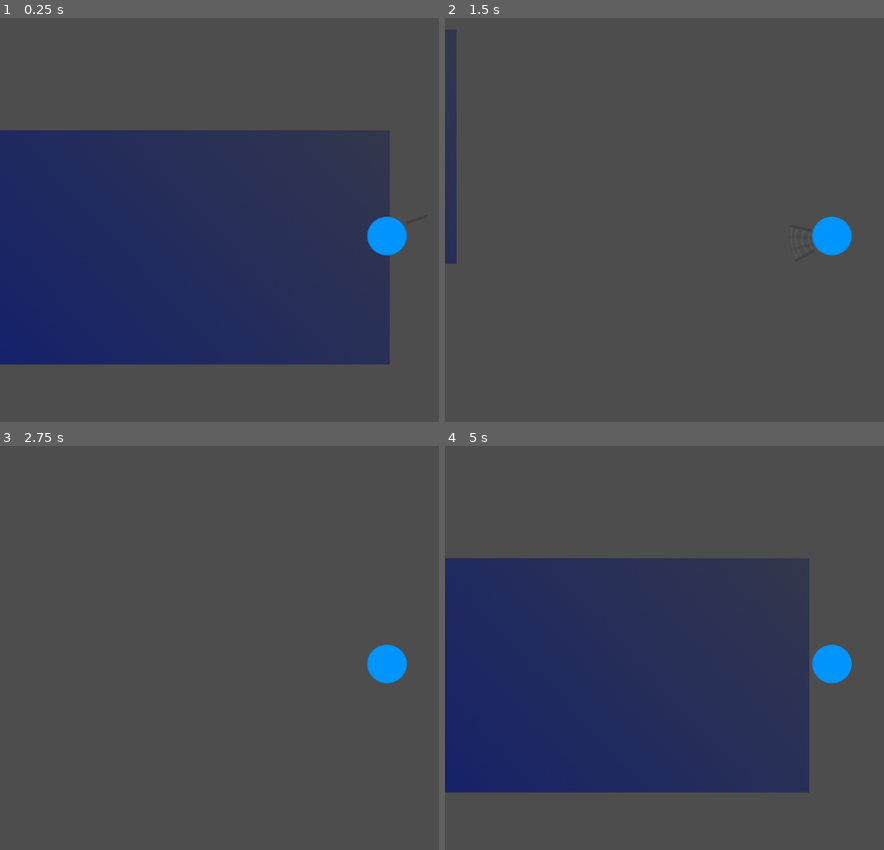
Above: before the commit, frames 1-4 (two rows, left to right).
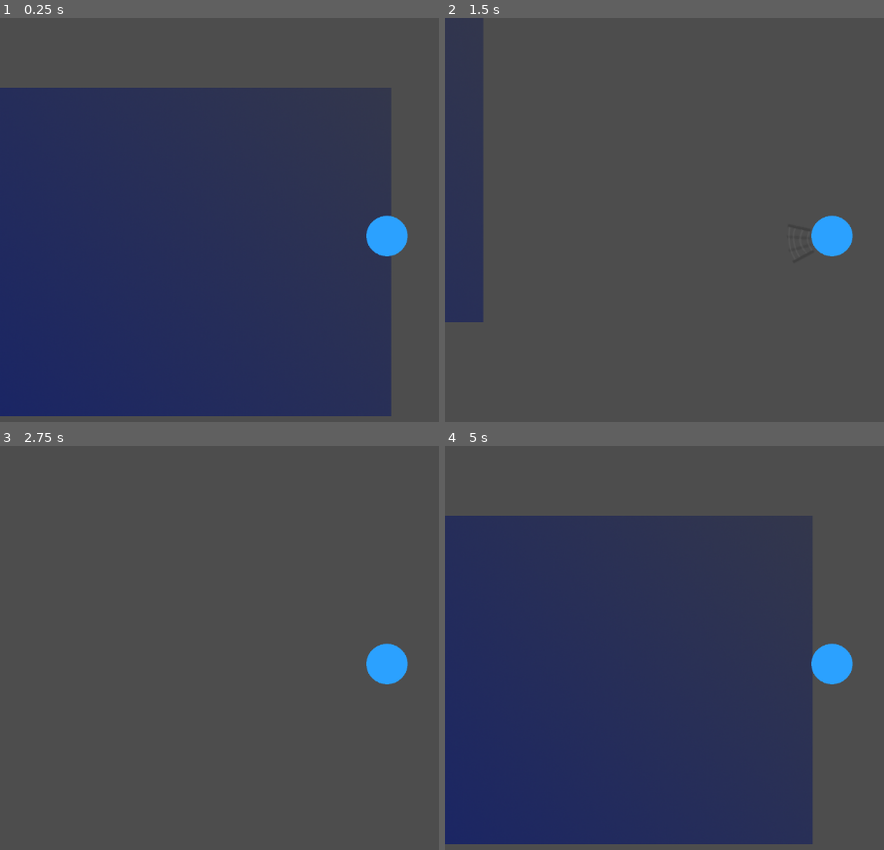
Above: after the commit, the same moments.

Repository: TheMilanMiracle/pyramid-scam-games-game
Game: Godot game, scene res://scenes/world.tscn
Two runs of this game, one before a commit and one after it. Both use one fixed random seed, a clock stepped at 60 frames per second and the inputs below.
Inputs (mouse positions are in pixels of both pictures, inside the frame that each line leads up to):
- Up to frame 1 (0.25 s): no input
- Up to frame 2 (1.5 s): tap Enter at 0.5 s; move the mouse to (outside the picture) at 0.52 s; hold D (right) 0.53-1.28 s; tap Space (attack) at 0.6, 1.35 s; move the mouse to (677, 256) at 1.27 s; hold S (down) from 1.28 s (still down)
- Up to frame 3 (2.75 s): move the mouse to (outside the picture) at 2.02 s; release S (down) at 2.03 s; hold D (right) from 2.03 s (still down); tap Space (attack) at 2.1 s
- Up to frame 4 (5 s): tap Space (attack) at 2.75, 2.85, 3.6, 4.35 s; move the mouse to (791, 749) at 2.77 s; release D (right) at 2.78 s; hold W (up) 2.78-3.53 s; tap Enter at 3.5 s; move the mouse to (outside the picture) at 3.52 s; hold A (left) from 3.53 s (still down); move the mouse to (598, 599) at 4.27 s

The runs differ from the first frame. In frame 1, 22% of the frame differs, in the area x 0-93%, y 17-99%; in frame 2, 5.7%; in frame 3, 0.8%; in frame 4, 21%.

Commit message:
ADD: basic enemy and basic hitboxes/hurtboxes

Diff:
--- a/juego-single/project.godot
+++ b/juego-single/project.godot
@@ -43,3 +43,9 @@
 , Object(InputEventMouseButton,"resource_local_to_scene":false,"resource_name":"","device":-1,"window_id":0,"alt_presse …(248 unchanged characters)…
 ]
 }
+
+[layer_names]
+
+2d_physics/layer_1="World"
+2d_physics/layer_2="Player"
+2d_physics/layer_3="Enemy"
--- /dev/null
+++ b/juego-single/scenes/SquareEnemy.tscn
@@ -0,0 +1,51 @@
+[gd_scene load_steps=8 format=3 uid="uid://08jybrruisy"]
+
+[ext_resource type="Script" path="res://scripts/square_enemy.gd" id="1_p42vc"]
+[ext_resource type="Texture2D" uid="uid://d2xv2f4q1s5bj" path="res://assets/square.png" id="1_qnr3e"]
+[ext_resource type="Script" path="res://scripts/hurtbox.gd" id="2_t4lle"]
+[ext_resource type="Script" path="res://scripts/hitbox.gd" id="4_hlmp2"]
+
+[sub_resource type="RectangleShape2D" id="RectangleShape2D_i76rp"]
+size = Vector2(105, 101)
+
+[sub_resource type="RectangleShape2D" id="RectangleShape2D_wyg4o"]
+size = Vector2(129, 127)
+
+[sub_resource type="RectangleShape2D" id="RectangleShape2D_wxyfo"]
+size = Vector2(121, 119)
+
+[node name="SquareEnemy" type="CharacterBody2D"]
+script = ExtResource("1_p42vc")
+
+[node name="Sprite2D" type="Sprite2D" parent="."]
+modulate = Color(0.184314, 0.427451, 0.184314, 1)
+position = Vector2(0, -2)
+texture = ExtResource("1_qnr3e")
+
+[node name="CollisionShape" type="CollisionShape2D" parent="."]
+position = Vector2(-1.5, -1.5)
+shape = SubResource("RectangleShape2D_i76rp")
+
+[node name="Hurtbox" type="Area2D" parent="."]
+collision_layer = 4
+collision_mask = 2
+script = ExtResource("2_t4lle")
+
+[node name="HurtboxShape" type="CollisionShape2D" parent="Hurtbox"]
+position = Vector2(-0.5, -0.5)
+shape = SubResource("RectangleShape2D_wyg4o")
+
+[node name="Hitbox" type="Area2D" parent="."]
+collision_layer = 4
+collision_mask = 2
+script = ExtResource("4_hlmp2")
+
+[node name="HitboxShape" type="CollisionShape2D" parent="Hitbox"]
+position = Vector2(-0.5, -0.5)
+shape = SubResource("RectangleShape2D_wxyfo")
+debug_color = Color(0.89279, 0.299703, 0.314116, 0.42)
+
+[node name="OnDamageTimer" type="Timer" parent="."]
+process_callback = 0
+wait_time = 0.2
+one_shot = true
--- a/juego-single/scenes/player.tscn
+++ b/juego-single/scenes/player.tscn
@@ -1,11 +1,16 @@
-[gd_scene load_steps=8 format=3 uid="uid://ygpasvck8iev"]
+[gd_scene load_steps=12 format=3 uid="uid://ygpasvck8iev"]
 
 [ext_resource type="Script" path="res://scripts/player.gd" id="1_mos1g"]
 [ext_resource type="Texture2D" uid="uid://bgjovafntp5uc" path="res://assets/circle.png" id="2_0yfqf"]
 [ext_resource type="Texture2D" uid="uid://dqc7fr2e5rltf" path="res://assets/attack_anim.png" id="3_fmobb"]
+[ext_resource type="Script" path="res://scripts/hitbox.gd" id="4_0t2rx"]
+[ext_resource type="Script" path="res://scripts/hurtbox.gd" id="5_imgmi"]
 
 [sub_resource type="CircleShape2D" id="CircleShape2D_4i42i"]
-radius = 58.3095
+radius = 44.0
+
+[sub_resource type="Animation" id="Animation_f1hva"]
+length = 0.001
 
 [sub_resource type="Animation" id="Animation_ucpo6"]
 resource_name = "attack"
@@ -34,32 +39,22 @@
 "update": 1,
 "values": [true, false]
 }
-
-[sub_resource type="Animation" id="Animation_f1hva"]
-length = 0.001
-tracks/0/type = "value"
-tracks/0/imported = false
-tracks/0/enabled = true
-tracks/0/path = NodePath("AttackPivot/AttackSprite:frame_coords")
-tracks/0/interp = 1
-tracks/0/loop_wrap = true
-tracks/0/keys = {
-"times": PackedFloat32Array(0),
-"transitions": PackedFloat32Array(1),
-"update": 1,
-"values": [Vector2i(0, 0)]
-}
-tracks/1/type = "value"
-tracks/1/imported = false
-tracks/1/enabled = true
-tracks/1/path = NodePath("AttackPivot/AttackSprite:visible")
-tracks/1/interp = 1
-tracks/1/loop_wrap = true
-tracks/1/keys = {
-"times": PackedFloat32Array(0),
-"transitions": PackedFloat32Array(1),
-"update": 1,
-"values": [true]
+tracks/2/type = "method"
+tracks/2/imported = false
+tracks/2/enabled = true
+tracks/2/path = NodePath("AttackPivot/Hitbox/HitboxShape")
+tracks/2/interp = 1
+tracks/2/loop_wrap = true
+tracks/2/keys = {
+"times": PackedFloat32Array(0, 0.25),
+"transitions": PackedFloat32Array(1, 1),
+"values": [{
+"args": ["disabled", false],
+"method": &"set_deferred"
+}, {
+"args": ["disabled", true],
+"method": &"set_deferred"
+}]
 }
 
 [sub_resource type="AnimationLibrary" id="AnimationLibrary_rd48s"]
@@ -68,18 +63,27 @@
 "attack": SubResource("Animation_ucpo6")
 }
 
+[sub_resource type="RectangleShape2D" id="RectangleShape2D_0uv5o"]
+size = Vector2(59, 85)
+
+[sub_resource type="CircleShape2D" id="CircleShape2D_bqv7i"]
+radius = 41.0
+
 [node name="Player" type="CharacterBody2D"]
 script = ExtResource("1_mos1g")
 
-[node name="Sprite2D" type="Sprite2D" parent="."]
+[node name="Sprite" type="Sprite2D" parent="."]
+modulate = Color(0.172549, 0.631373, 1, 1)
+scale = Vector2(0.75, 0.75)
 texture = ExtResource("2_0yfqf")
 
-[node name="CollisionShape2D" type="CollisionShape2D" parent="."]
-position = Vector2(-1, 2)
+[node name="CollisionShape" type="CollisionShape2D" parent="."]
+position = Vector2(0, 2)
 shape = SubResource("CircleShape2D_4i42i")
+debug_color = Color(0.917647, 0.21824, 0.470979, 0.42)
 
-[node name="Camera2D" type="Camera2D" parent="."]
-zoom = Vector2(0.5, 0.5)
+[node name="Camera" type="Camera2D" parent="."]
+zoom = Vector2(0.7, 0.7)
 
 [node name="AnimationPlayer" type="AnimationPlayer" parent="."]
 libraries = {
@@ -87,8 +91,31 @@
 }
 
 [node name="AttackPivot" type="Node2D" parent="."]
-scale = Vector2(2, 2)
 
 [node name="AttackSprite" type="Sprite2D" parent="AttackPivot"]
+scale = Vector2(1.5, 1.5)
 texture = ExtResource("3_fmobb")
 hframes = 3
+
+[node name="Hitbox" type="Area2D" parent="AttackPivot"]
+collision_layer = 2
+collision_mask = 4
+script = ExtResource("4_0t2rx")
+
+[node name="HitboxShape" type="CollisionShape2D" parent="AttackPivot/Hitbox"]
+position = Vector2(69, -5)
+shape = SubResource("RectangleShape2D_0uv5o")
+debug_color = Color(0.961971, 0, 0.507286, 0.42)
+
+[node name="Hurtbox" type="Area2D" parent="."]
+collision_layer = 2
+collision_mask = 4
+script = ExtResource("5_imgmi")
+
+[node name="HurtboxShape" type="CollisionShape2D" parent="Hurtbox"]
+position = Vector2(0, 2)
+shape = SubResource("CircleShape2D_bqv7i")
+
+[node name="OnDamageTimer" type="Timer" parent="."]
+wait_time = 0.2
+one_shot = true
--- a/juego-single/scenes/world.tscn
+++ b/juego-single/scenes/world.tscn
@@ -1,8 +1,9 @@
-[gd_scene load_steps=4 format=3 uid="uid://d1ovwb5ersi2u"]
+[gd_scene load_steps=5 format=3 uid="uid://d1ovwb5ersi2u"]
 
 [ext_resource type="Script" path="res://scripts/world.gd" id="1_i52eo"]
 [ext_resource type="Texture2D" uid="uid://djwwy1eb7uf25" path="res://assets/bg.png" id="2_jx4gy"]
 [ext_resource type="PackedScene" uid="uid://ygpasvck8iev" path="res://scenes/player.tscn" id="3_lq7cv"]
+[ext_resource type="PackedScene" uid="uid://08jybrruisy" path="res://scenes/SquareEnemy.tscn" id="4_vpkfg"]
 
 [node name="world" type="Node2D"]
 script = ExtResource("1_i52eo")
@@ -16,3 +17,7 @@
 
 [node name="Player" parent="." instance=ExtResource("3_lq7cv")]
 position = Vector2(615, 307)
+
+[node name="SquareEnemy" parent="." instance=ExtResource("4_vpkfg")]
+position = Vector2(-328, 293)
+scale = Vector2(0.7, 0.7)
--- /dev/null
+++ b/juego-single/scripts/hitbox.gd
@@ -0,0 +1,4 @@
+class_name Hitbox
+extends Area2D
+
+signal damage_dealt()
--- /dev/null
+++ b/juego-single/scripts/hurtbox.gd
@@ -0,0 +1,14 @@
+class_name Hurtbox
+extends Area2D
+
+
+func _ready() -> void:
+	area_entered.connect(_on_area_entered)
+
+
+func _on_area_entered(area: Area2D) -> void:
+	var hitbox = area as Hitbox
+
+	if hitbox:
+		owner.take_damage()
+		hitbox.damage_dealt.emit()
--- a/juego-single/scripts/player.gd
+++ b/juego-single/scripts/player.gd
@@ -1,13 +1,30 @@
 extends CharacterBody2D
 
-@onready var attack_pivot = $AttackPivot
-@onready var animation_player = $AnimationPlayer
-const SPEED = 1500.0
+@onready var sprite: Sprite2D = $Sprite
+@onready var attack_sprite: Sprite2D = $AttackPivot/AttackSprite
+@onready var attack_pivot: Node2D = $AttackPivot
+@onready var animation_player: AnimationPlayer = $AnimationPlayer
+@onready var hitbox: Hitbox = $AttackPivot/Hitbox
+@onready var hitbox_shape: CollisionShape2D = $AttackPivot/Hitbox/HitboxShape
+@onready var on_damage_timer: Timer = $OnDamageTimer
+
+const SPEED = 1000.0
+
+var defaultColor: Color = Color(0.17, 0.63, 1., 1.)
+var damageColor: Color = Color(0.8, 0.2, 0.4, 1.)
+
+func _ready() -> void:
+	attack_sprite.visible = false
+	hitbox.damage_dealt.connect(_on_damage_dealt)
+	hitbox_shape.set_deferred("disabled", true)
 
 
-func _physics_process(delta):
+func _physics_process(delta) -> void:
 	var Xdirection = Input.get_axis("left", "right")
 	var Ydirection = Input.get_axis("up", "down")
+
+	if on_damage_timer.time_left == 0:
+		sprite.modulate = defaultColor
 
 	if Xdirection:
 		velocity.x = Xdirection * SPEED
@@ -23,5 +40,13 @@
 		attack_pivot.look_at(get_global_mouse_position())
 		animation_player.play("attack")
 
+	move_and_slide()
 
-	move_and_slide()
+func _on_damage_dealt() -> void:
+	print("damage dealt")
+
+func take_damage() -> void:
+	print("damage taken")
+	on_damage_timer.start()
+
+	sprite.modulate = damageColor
--- /dev/null
+++ b/juego-single/scripts/square_enemy.gd
@@ -0,0 +1,18 @@
+extends CharacterBody2D
+
+@onready var sprite_2d: Sprite2D = $Sprite2D
+@onready var on_damage_timer: Timer = $OnDamageTimer
+
+var defaultColor: Color = Color(0.18, 0.42, 0.18, 1.)
+var damageColor: Color = Color(0.8, 0.4, 0.2, 1.)
+
+func _physics_process(delta: float) -> void:
+	if on_damage_timer.time_left == 0:
+		sprite_2d.modulate = defaultColor
+
+
+func take_damage() -> void:
+	print("damage taken")
+	on_damage_timer.start()
+
+	sprite_2d.modulate = damageColor
Binary file changed: juego-single/assets/circle.png
Binary file added: juego-single/assets/square.png
Not shown, added: juego-single/assets/square.png.import
